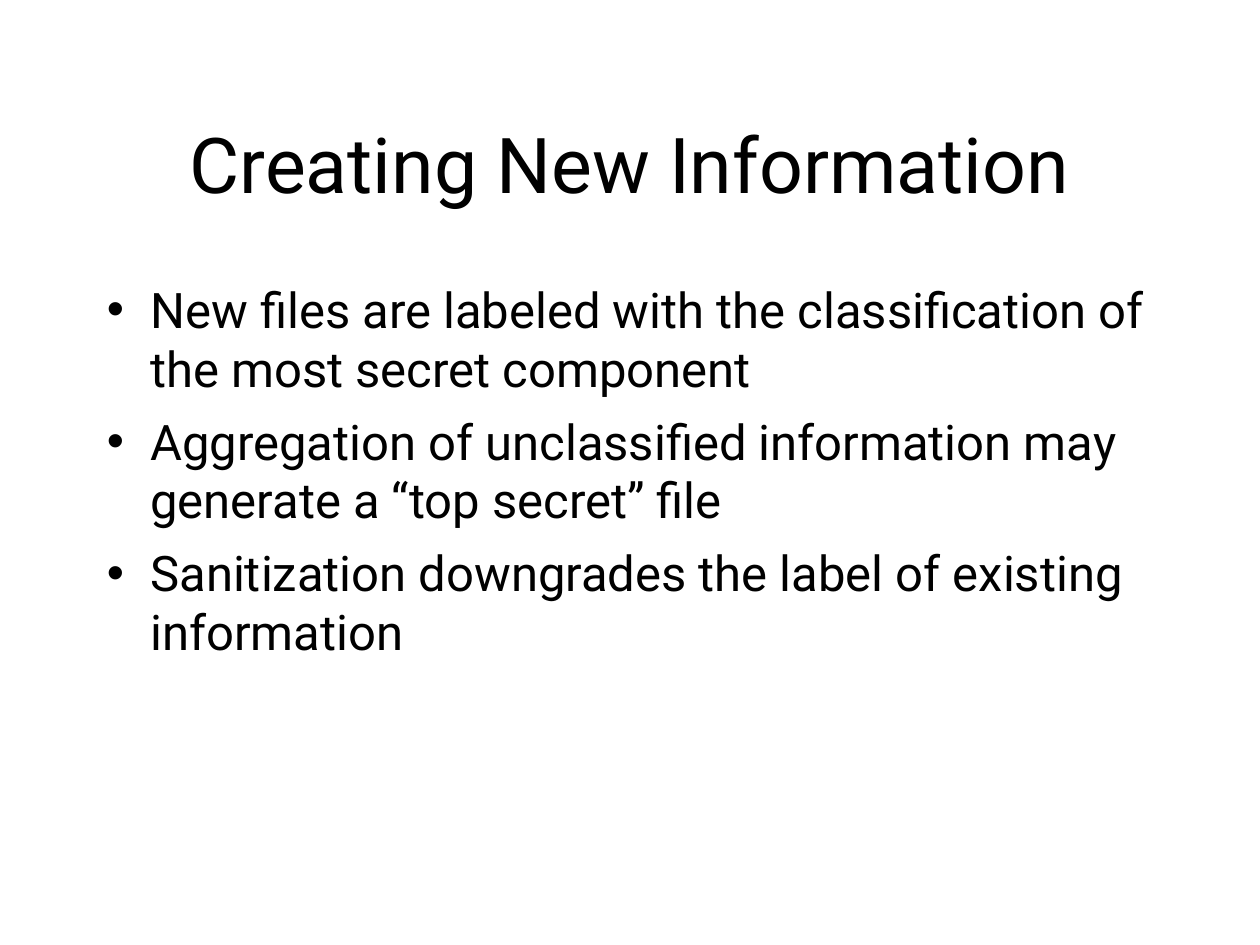
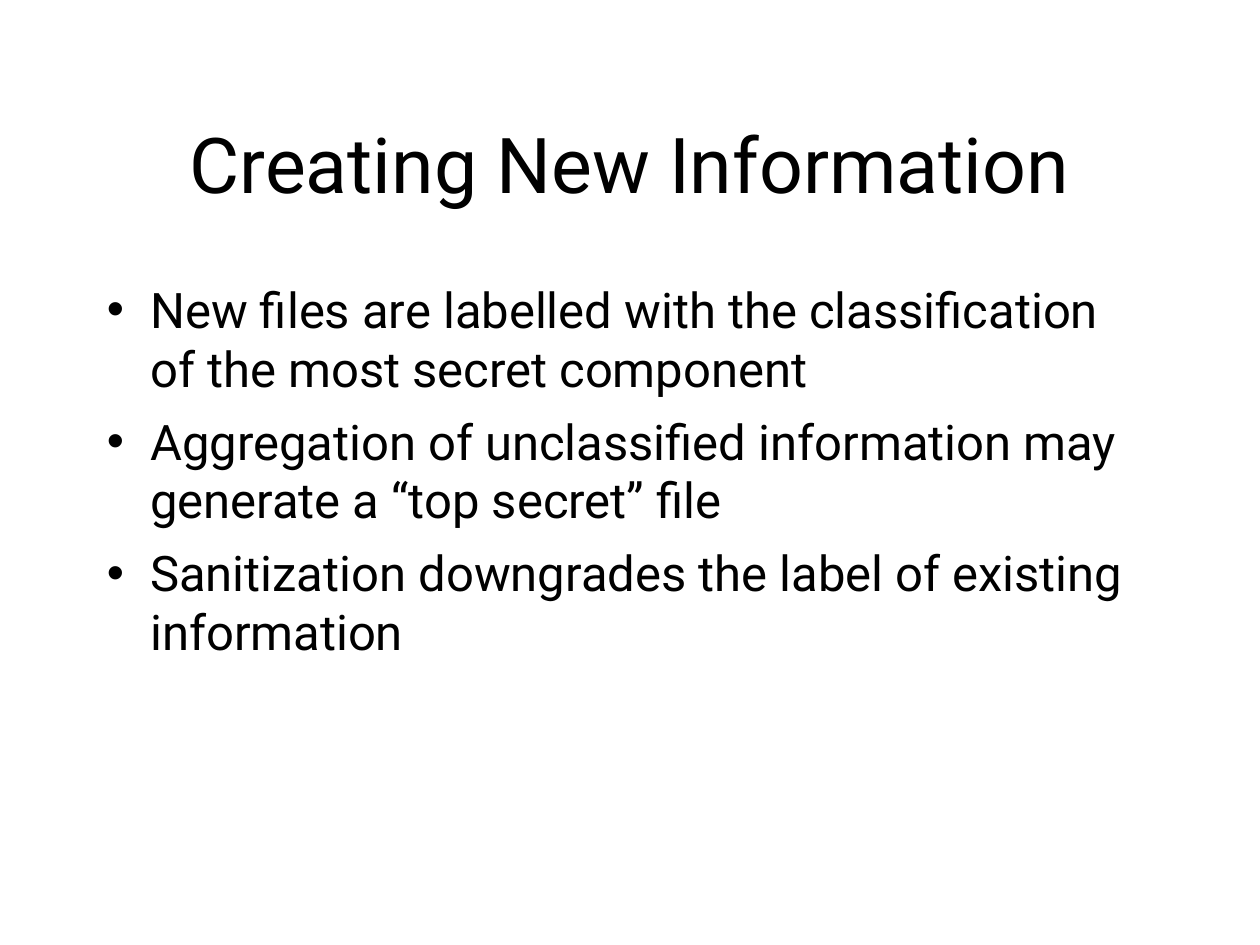
Before and after one commit to sftcd/cs7053, a slide deck: slide 8 of 2016lectures/02-concepts.ppt. Drawn at 1260x945 pixels with LibreOffice and Linux fonts; fonts in the diff are those of the drawing. Boxes give left, top, right and bottom in pixels: in the first picture for what was removed or moved away, otherwise in the second. Text is boxed around its words. In the diff, an @@ line names an element or a change of style, - is before the commit and + after.

```diff
--- a/2016lectures/02-concepts.ppt
+++ b/2016lectures/02-concepts.ppt
@@ text at <box>150,290,1098,397</box>: text changed @@
-• New files are labeled with the classification of the most secret component
+• New files are labelled with the classification of the most secret component
```
Also in this commit, not shown: 37 other slides changed, 9 other files.
